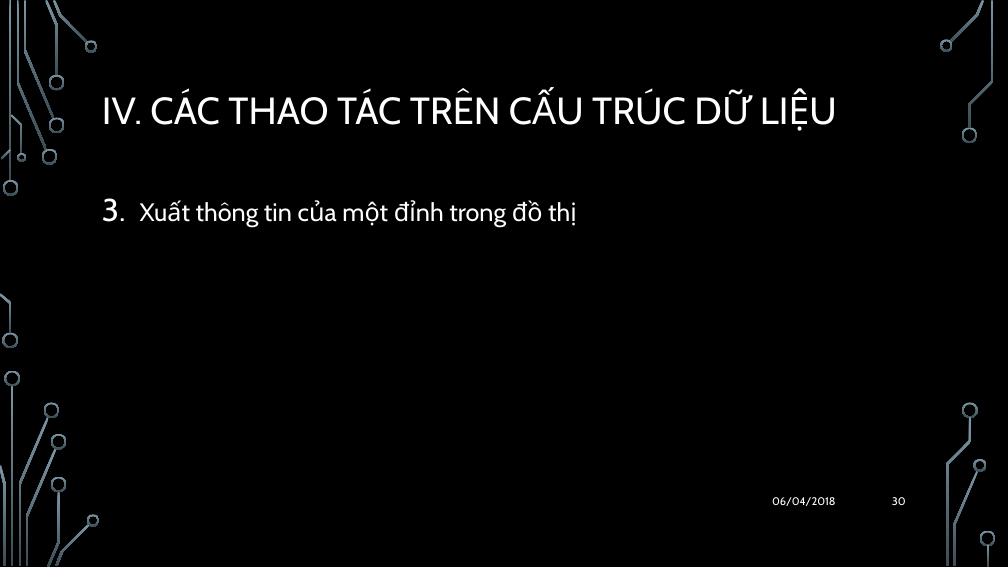
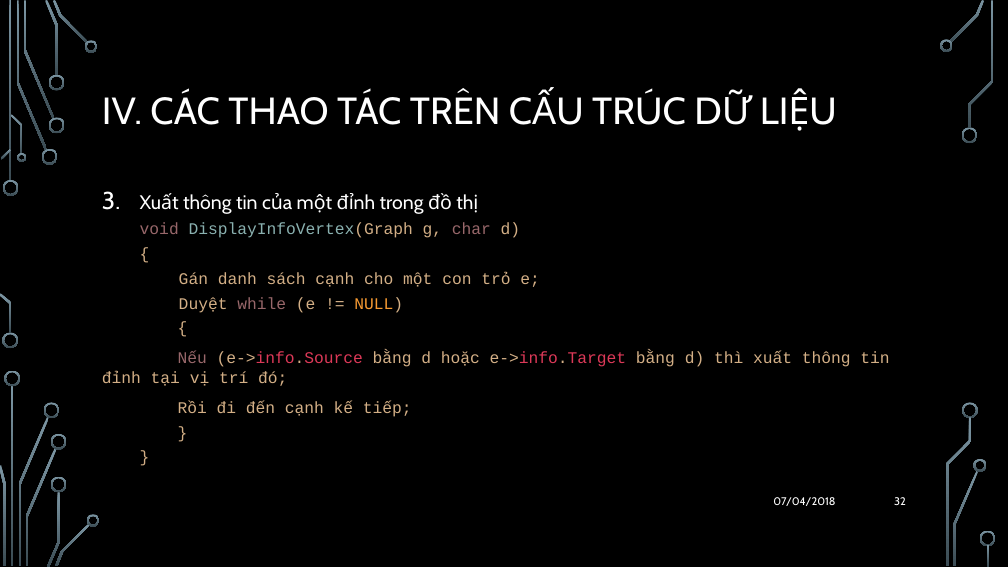
Before and after one commit to quocthang0507/CTDL-TG2, a slide deck: slide 32 of BaoCao/ThuyetTrinh.pptx (slide 30 before the commit). Drawn at 1008x567 pixels with LibreOffice and Linux fonts; fonts in the diff are those of the drawing; background and template pictures are left out. Boxes give left, top, right and bottom in pixels: in the first picture for what was removed or moved away, otherwise in the second. Text is boxed around its words. In the diff, an @@ line names an element or a change of style, - is before the commit and + after.

```diff
--- a/BaoCao/ThuyetTrinh.pptx
+++ b/BaoCao/ThuyetTrinh.pptx
@@ text at (x1=183, y1=193, x2=452, y2=214): size 24 to 18.6 pt in "Xuất thông tin của một đỉnh trong ..."; line spacing 1.2 to 1 @@
@@ text at (x1=102, y1=222, x2=889, y2=417): paragraphs added @@
+  void DisplayInfoVertex(Graph g, char d)
+  {
+  Gán danh sách cạnh cho một con trỏ e;
+  Duyệt while (e != NULL)
+    {
+Nếu (e->info.Source bằng d hoặc e->info.Target bằng d) thì xuất thông tin đỉnh tại vị trí đó;
+Rồi đi đến cạnh kế tiếp;
+    }
+  }
@@ text at (x1=773, y1=497, x2=835, y2=506): text changed @@
-06/04/2018
+07/04/2018
@@ page number at (x1=894, y1=497, x2=906, y2=505): text changed @@
-30
+32
```
Also in this commit, not shown: 44 other slides changed, 9 slides added, 3 other files.
